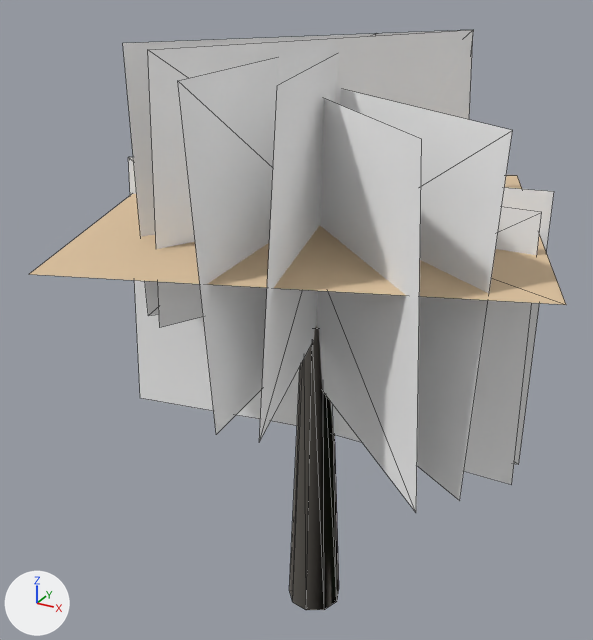
One commit to the glTF model packages/assets/game/environment/extended-foliage/tree-autumn-v1.glb: the scene before it, then after it.
The view is the same before and after, from a camera (50 mm lens) standing at (5.6, -10.88, 11.01) and looking at (-0.41, 0.05, 5.55). Lighting does not change. The marker at lower left points along +X, +Y and +Z. The older version comes first. Mesh edges are drawn as thin lines.

In view in the first picture: 'tree-autumn-v1.lod0'.
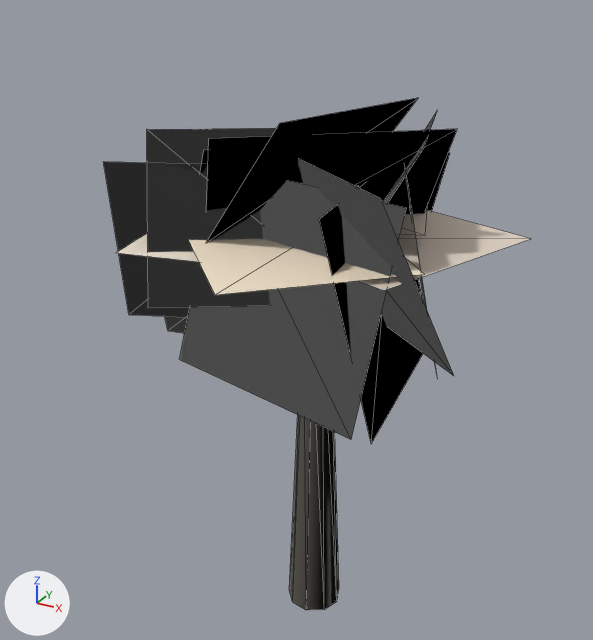
Boxes (x1, y1, x2, y2) around the edits, measured in the pictures (593 x 640 px):
'tree-autumn-v1.lod0', reshaped (20% narrower, 12% shorter): before (30, 30, 566, 610); after (103, 98, 530, 610)
part 1 of me_tree_autumn_v1_lod0, rebuilt: before (123, 30, 473, 316); after (207, 129, 457, 214)
part 2 of me_tree_autumn_v1_lod0, cut back: before (30, 30, 566, 512); after (103, 98, 530, 444)

Edits to the bpy script that builds the scene:
```text
Change me_tree_autumn_v1_lod0:
    used by ob_tree_autumn_v1_lod0; location = (0.0, 0.0, 0.0)
    remove me_tree_autumn_v1_lod0.from_pydata(...)  # 56 vertices, 54 faces; spans x -4.12..4.12, y -4.03..4.03, z 0.0..10.0
    add me_tree_autumn_v1_lod0.from_pydata(...)  # 84 vertices, 68 faces; spans x -3.09..2.97, y -3.07..3.01, z 0.0..9.12
    me_tree_autumn_v1_lod0 part 1: the loose piece of 4 vertices spanning x -1.87..1.67, y -2.18..2.33, z 6.2..10.0 is rebuilt with 4 vertices and now spans x -1.85..1.95, y -1.79..1.79, z 6.38..8.82
    me_tree_autumn_v1_lod0 part 2
    18 vertices are removed from x -4.12..3.4, y -4.03..3.39, z 3.6..9.8
    16 faces are deleted
    14 vertices move from x -3.4..4.12, y -3.39..4.03, z 3.6..10.0 to x -3.04..2.7, y -2.19..2.43, z 4.75..8.72
    46 vertices are added at x -3.09..2.97, y -3.07..3.01, z 4.75..9.12
    30 new faces join them
```
